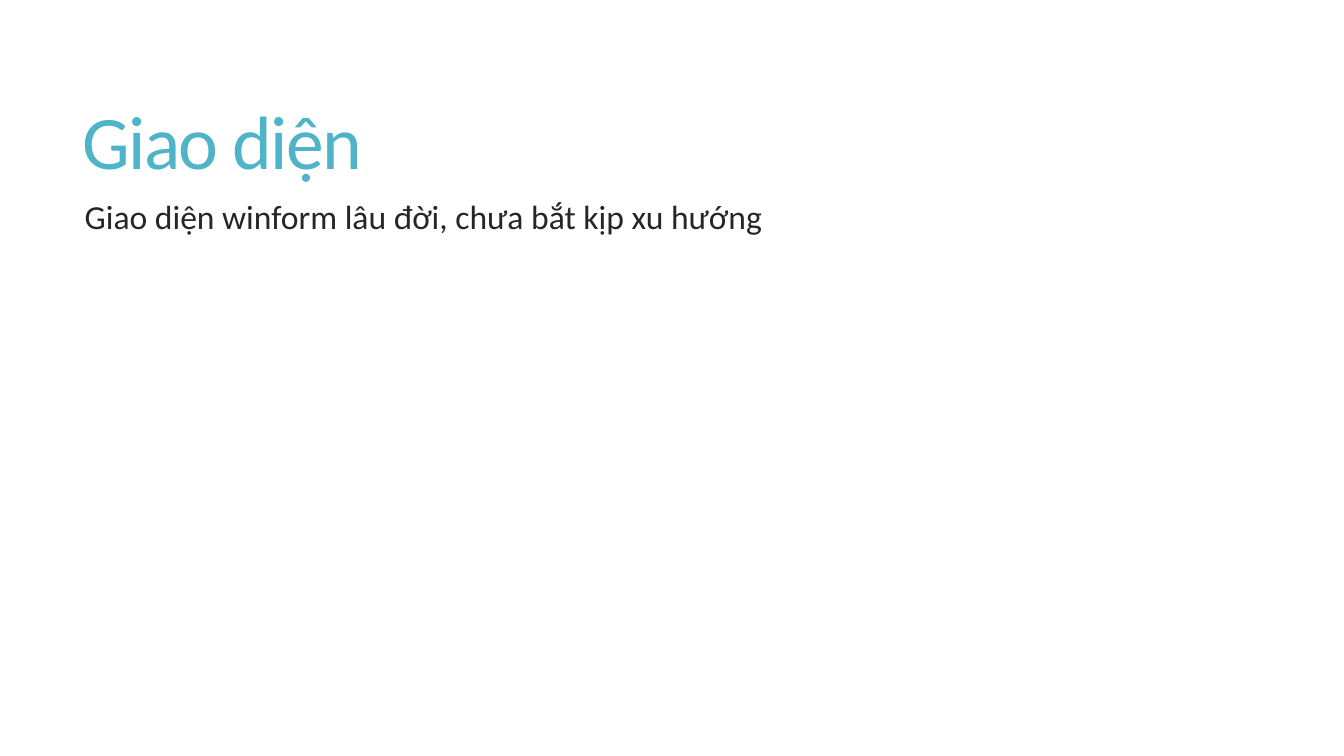
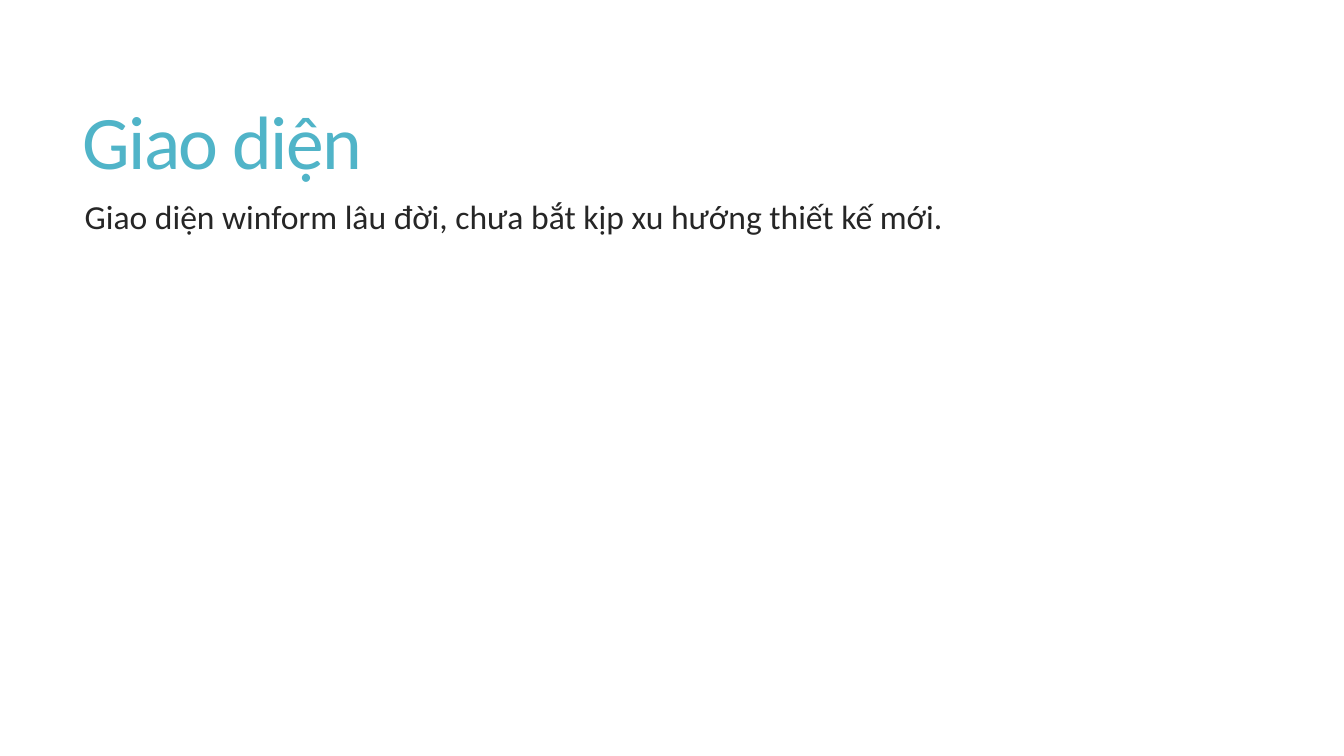
Before and after one commit to izzeroone/SNotepad-, a slide deck: slide 22 of Bao cao do an.pptx. Drawn at 1344x756 pixels with LibreOffice and Linux fonts; fonts in the diff are those of the drawing. Boxes give left, top, right and bottom in pixels: in the first picture for what was removed or moved away, otherwise in the second. Text is boxed around its words. In the diff, an @@ line names an element or a change of style, - is before the commit and + after.

```diff
--- a/Bao cao do an.pptx
+++ b/Bao cao do an.pptx
@@ text at bbox=[85, 202, 942, 235]: text changed @@
-Giao diện winform lâu đời, chưa bắt kịp xu hướng
+Giao diện winform lâu đời, chưa bắt kịp xu hướng thiết kế mới.
```
Also in this commit, not shown: 4 other slides changed, 2 other files.
